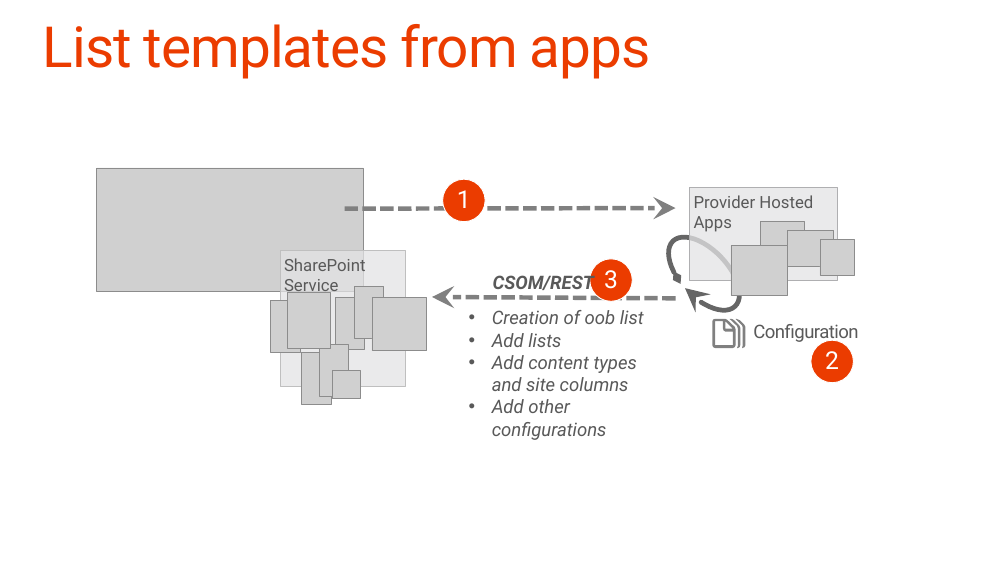
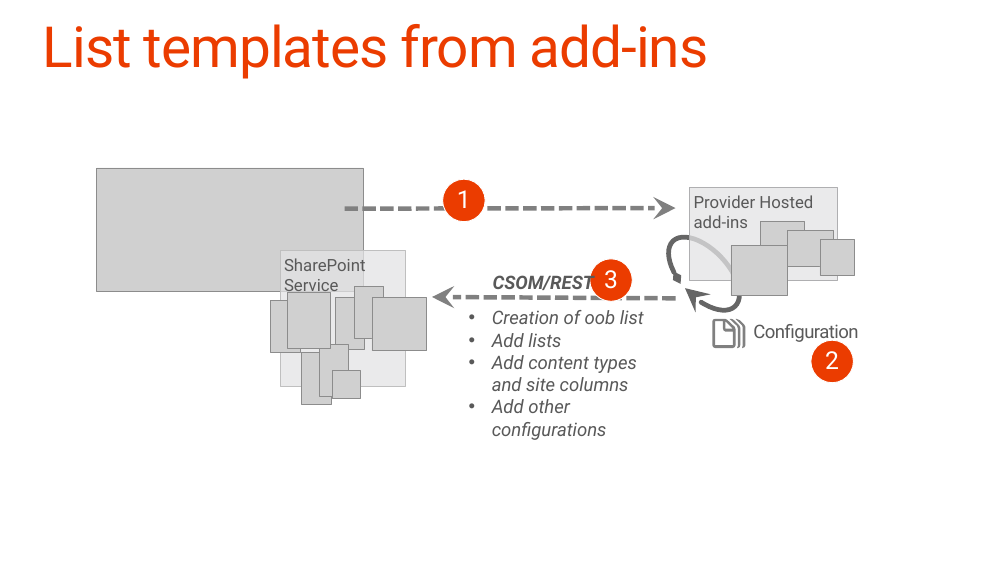
Before and after one commit to fabbbiob/TrainingContent, a slide deck: slide 16 of O3658/08 Using Enterprise Content Management Capabilities with app model/8_ECM.pptx. Drawn at 1008x567 pixels with LibreOffice and Linux fonts; fonts in the diff are those of the drawing; grey boxes stand for pictures; background and template pictures are left out. Boxes give left, top, right and bottom in pixels: in the first picture for what was removed or moved away, otherwise in the second. Text is boxed around its words. In the diff, an @@ line names an element or a change of style, - is before the commit and + after.

```diff
--- a/O3658/08 Using Enterprise Content Management Capabilities with app model/8_ECM.pptx
+++ b/O3658/08 Using Enterprise Content Management Capabilities with app model/8_ECM.pptx
@@ title at bbox=[43, 24, 709, 79]: text changed @@
-List templates from apps
+List templates from add-ins
@@ text in rectangle at bbox=[694, 195, 813, 228]: text changed @@
-Provider Hosted Apps
+Provider Hosted add-ins
```
Also in this commit, not shown: 11 other slides changed, 1 slide added, 1 slide removed, 6 other files.
